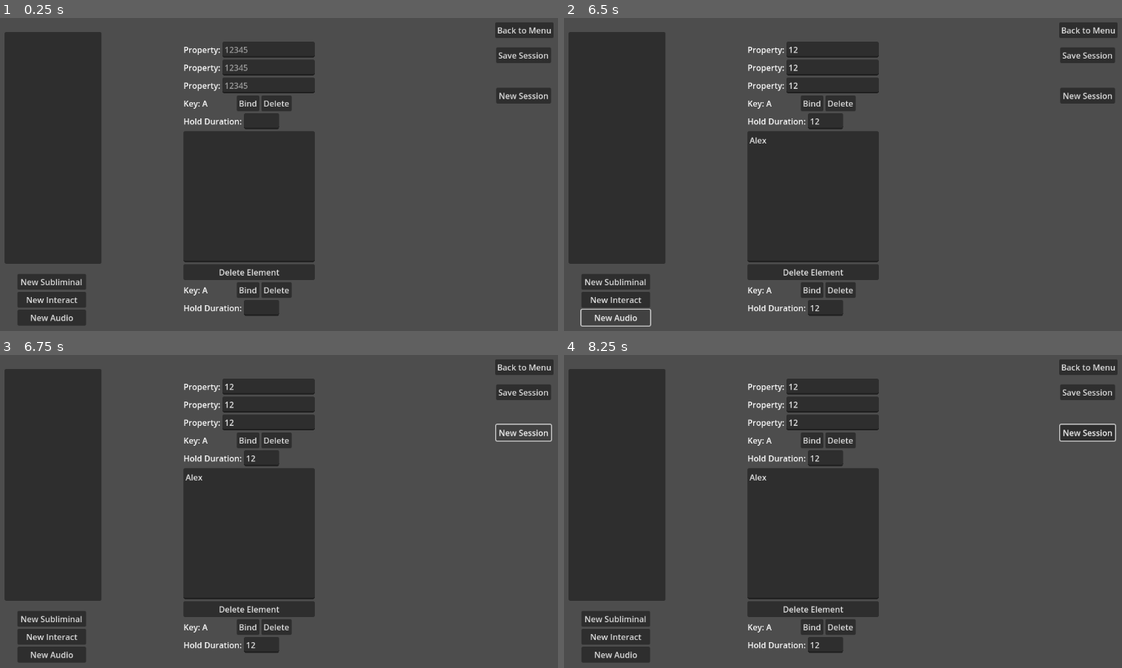
Above: before the commit, frames 1-4 (two rows, left to right).
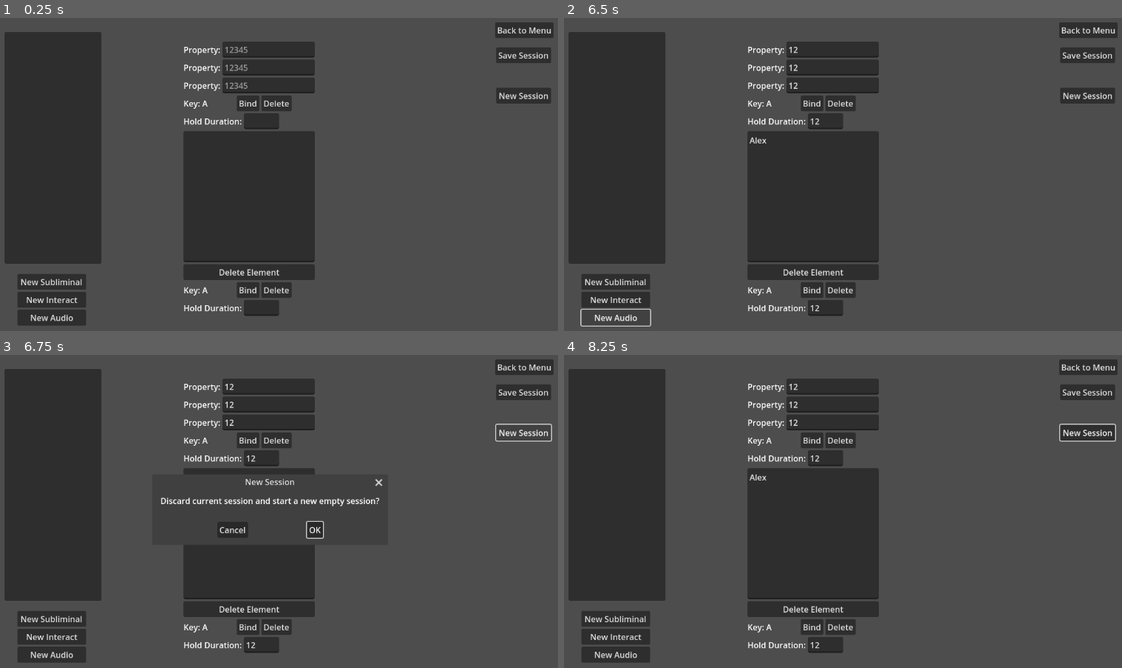
Above: after the commit, the same moments.

Repository: WinterWarp/KeyHypno
Game: Godot game, scene res://Scenes/EditingScene.tscn
Same seed, same stepped clock (60 frames per second), same inputs: the game is played once before the commit and once after it. This scene is started directly instead of the project's main scene.
Inputs (mouse positions are in pixels of both pictures, inside the frame that each line leads up to):
- Up to frame 1 (0.25 s): no input
- Up to frame 2 (6.5 s): click (831, 49) at 0.52 s; type "12" at 0.6 s; click (831, 68) at 0.75 s; type "12" at 0.83 s; click (831, 86) at 0.98 s; type "12" at 1.07 s; click (826, 121) at 1.27 s; type "12" at 1.35 s; click (815, 196) at 1.5 s; type "Alex" at 1.58 s; click (826, 309) at 1.73 s; type "12" at 1.82 s; click "New Subliminal" at 2 s; click "New Subliminal" at 2.75 s; click "New Interact" at 3.5 s; click "New Interact" at 4.25 s; click "New Audio" at 5 s; click "New Audio" at 5.75 s
- Up to frame 3 (6.75 s): click "New Session" at 6.5 s
- Up to frame 4 (8.25 s): click "New Session" at 7.25 s; click (876, 530) at 8 s, where only the run after the commit has a clickable "OK"

Frames 1-2 are identical in both runs. In frame 3, 0.8% of the frame differs, in the area x 28-69%, y 37-59%; in frame 4, nothing differs.
Error before the commit: Parse Error: Preload file "res://Scripts/SessionElement_Subliminal.gd" does not exist. (res://Scripts/Editing/editing_scene.gd:14)
Error after the commit: Invalid call. Nonexistent function 'assign_unique_default_display_name_to_element' in base 'Nil'. (res://Scripts/Editing/editing_scene.gd:70)

Commit message:
Fix startup errors
Fix startup errors due to scripts not found.

Diff:
--- a/Scripts/Editing/editing_scene.gd
+++ b/Scripts/Editing/editing_scene.gd
@@ -11,9 +11,9 @@
 var reader: ZIPReader
 var packer: ZIPPacker
 
-var SubliminalClass = preload("res://Scripts/SessionElement_Subliminal.gd")
-var InteractClass = preload("res://Scripts/SessionElement_Interact.gd")
-var AudioClass = preload("res://Scripts/SessionElement_Audio.gd")
+var SubliminalClass = preload("res://Scripts/Processing/SessionElement_Subliminal.gd")
+var InteractClass = preload("res://Scripts/Processing/SessionElement_Interact.gd")
+var AudioClass = preload("res://Scripts/Processing/SessionElement_Audio.gd")
 var SessionElementInteractEditPaneScene = preload("res://Scenes/SessionElement_Interact_EditPane.tscn")
 var SessionElementAudioEditPaneScene = preload("res://Scenes/SessionElement_Audio_EditPane.tscn")
 var SaveSessionDialogScene = preload("res://Scenes/SaveSessionDialog.tscn")
